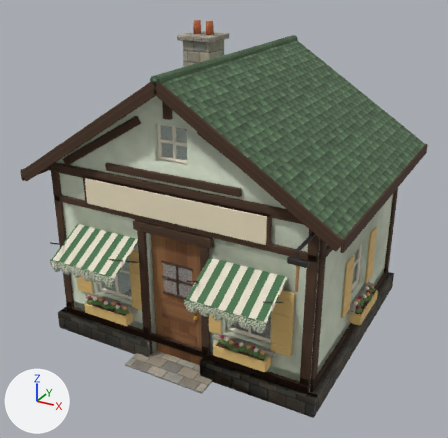
An edit to the Blender file art/world_assets/town_buildings/homegoods/out/building_homegoods.blend, drawn before and after from the same camera.
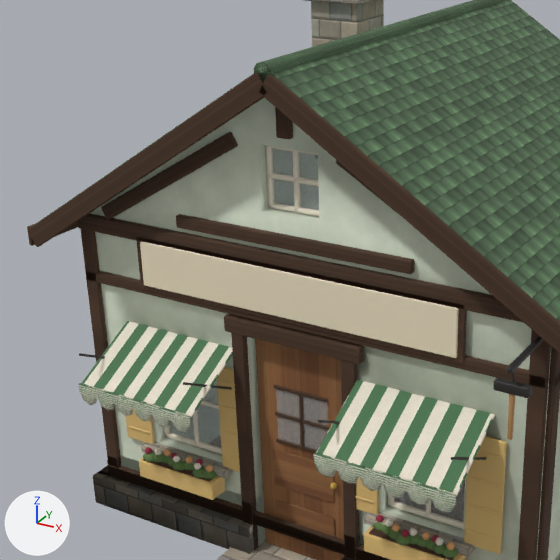
Old and new are each drawn whole from a camera (50 mm lens) standing at (5.15, -9.84, 6.84) and looking at (0.01, -0.51, 2.18) and again close up on the part from 1% to 73% of the width and 9% to 82% of the height. Every picture has the same lights, and +X, +Y and +Z are marked at lower left. The older version's two pictures come first.

In view in the first close-up: 'base', 'door', 'roof', 'wall_front', 'wall_front_low', 'wall_right'.
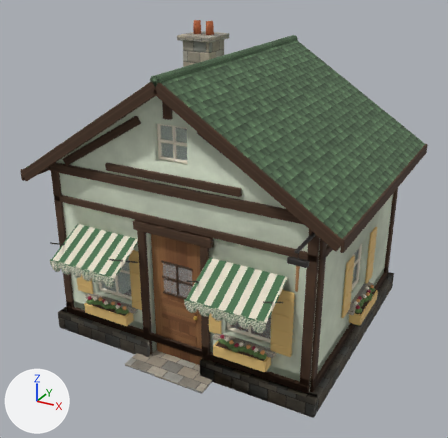
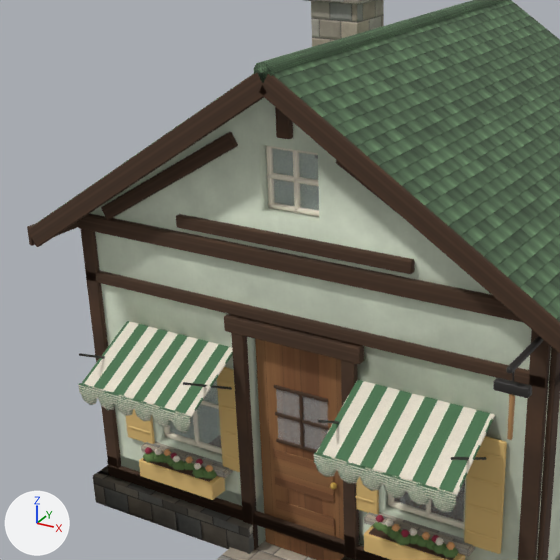
Where the change shows, as pixel boxes [x1, y1, x2, y2] in the close-ups (560 x 560 px):
part 1 of me_building_homegoods_wall_front, deleted
    before: [136, 237, 467, 364]
part 2 of me_building_homegoods_wall_front, deleted
    before: [140, 241, 459, 358]

What the commit changed:
me_building_homegoods_wall_front is used by ob_wall_front; location (0.0, 0.0, 0.0).
me_building_homegoods_wall_front had 2654 vertices, 2929 faces and spanned x -2.65..2.65, y -2.98..-2.0, z -0.03..5.0.
me_building_homegoods_wall_front now has 2606 vertices, 2877 faces and spans x -2.65..2.65, y -2.98..-2.0, z -0.03..5.0.
me_building_homegoods_wall_front part 1: the loose piece of 24 vertices spanning x -1.76..1.76, y -2.27..-2.23, z 2.74..3.3 is deleted.
me_building_homegoods_wall_front part 2: the loose piece of 24 vertices spanning x -1.7..1.7, y -2.29..-2.23, z 2.79..3.25 is deleted.
me_building_homegoods_wall_front no longer uses material mat_sign_homegoods (beige #efe2c4).
